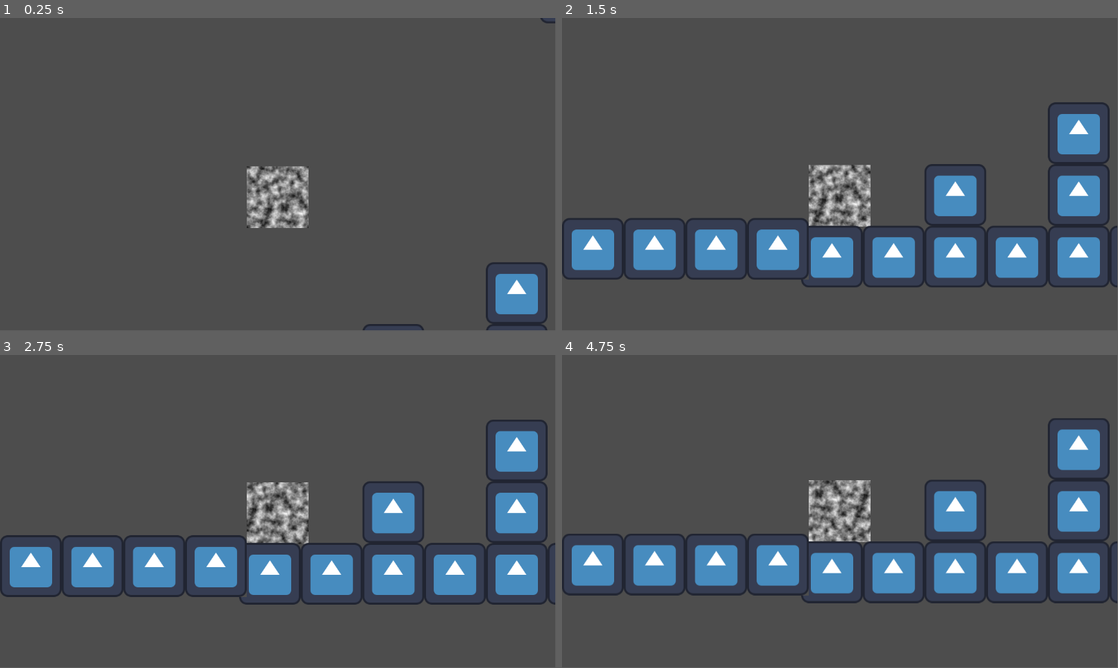
Above: before the commit, frames 1-4 (two rows, left to right).
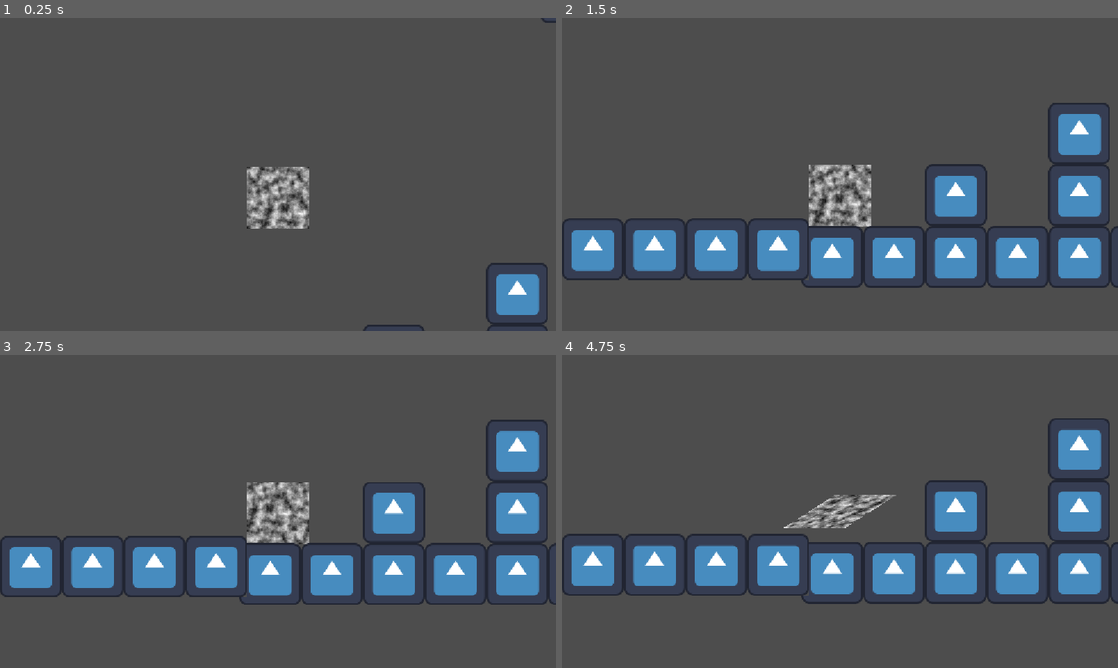
Above: after the commit, the same moments.

Repository: p-rint/Platformer
Game: Godot game, scene res://node_2d.tscn
Same seed, same stepped clock (60 frames per second), same inputs: the game is played once before the commit and once after it. The engine's default icon, where the game draws it, is replaced by a stand-in: a white triangle on a blue panel in a dark square.
Inputs (mouse positions are in pixels of both pictures, inside the frame that each line leads up to):
- Up to frame 1 (0.25 s): no input
- Up to frame 2 (1.5 s): move the mouse to (962, 158) at 0.52 s; click (962, 158) at 0.6 s; tap Shift (Dash) at 0.8, 1.35 s; move the mouse to (728, 190) at 1.27 s
- Up to frame 3 (2.75 s): click (166, 527) at 1.55 s; move the mouse to (333, 442) at 2.02 s; click (333, 442) at 2.1 s; tap Shift (Dash) at 2.3 s
- Up to frame 4 (4.75 s): move the mouse to (812, 574) at 2.77 s; tap Shift (Dash) at 2.85, 3.8, 4.35 s; click (812, 574) at 3.05 s; move the mouse to (1006, 558) at 3.52 s; click (1006, 558) at 3.6 s; move the mouse to (673, 464) at 4.27 s; click (673, 464) at 4.55 s
In our replay, the window is 799x449 before the commit and 800x450 after it. These sizes can differ from the game's own. Grey fills any space a smaller window leaves; there, only what the larger window draws over its background counts as a difference.

The runs differ from the first frame. In frame 1, 0.5% of the frame differs, in the area x 44-100%, y 0-100%; in frame 2, 1.9%; in frame 3, 1.6%; in frame 4, 3.7%, in the area x 0-100%, y 20-80%.

Commit message:
Update 2 :)

Diff:
--- /dev/null
+++ b/box.gd
@@ -0,0 +1,12 @@
+extends Area2D
+
+
+# Called when the node enters the scene tree for the first time.
+func _ready() -> void:
+	pass # Replace with function body.
+
+
+# Called every frame. 'delta' is the elapsed time since the previous frame.
+func _process(delta: float) -> void:
+	#print(get_overlapping_areas())
+	pass
--- a/enemy_body_2d.gd
+++ b/enemy_body_2d.gd
@@ -6,6 +6,8 @@
 const DASH_VELOCITY = 1000
 const DASH_TIME = .3
 
+@export var Health = 100
+@export var Stunned = false
 var lastDirection = 0
 
 func _physics_process(delta: float) -> void:
@@ -13,4 +15,9 @@
 	if not is_on_floor():
 		velocity += get_gravity() * delta
 
+	if $Timers/Stun.time_left > 0:
+		$Sprite2D.skew = .3
+	else:
+		$Sprite2D.skew = 0
+
 	move_and_slide()
--- /dev/null
+++ b/hitbox.gd
@@ -0,0 +1,38 @@
+extends Area2D
+
+var already_hit = []
+
+# Called when the node enters the scene tree for the first time.
+func _ready() -> void:
+	pass
+
+func _handleHit(Enemy) -> void:
+	Enemy.Health -= 10
+	Enemy.Stunned = true
+	Enemy.get_node("Timers/Stun").start(.3)
+	Enemy.move_and_slide()
+	print(Enemy.Health)
+	print("HIT!!")
+
+# Called every frame. 'delta' is the elapsed time since the previous frame.
+func _process(delta: float) -> void:
+	#print(monitorable)
+	if monitoring == true:
+		var overlaps = get_overlapping_areas()
+		for i in overlaps:
+			if not already_hit.has(i): #Not Already hit by hitbox
+				already_hit.append(i)
+
+
+
+				_handleHit(i.get_parent())
+				#i.get_parent().move_and_slide()
+
+	else:
+		already_hit.clear()
+		#print(monitoring)
+
+
+
+func _on_area_entered(area: Area2D) -> void:
+	print("afgtwrqfw")
--- a/node_2d.tscn
+++ b/node_2d.tscn
@@ -1,7 +1,8 @@
-[gd_scene load_steps=12 format=4 uid="uid://ci0xohninaksl"]
+[gd_scene load_steps=14 format=4 uid="uid://ci0xohninaksl"]
 
 [ext_resource type="Shader" uid="uid://174xpet1j2vu" path="res://NewShader.gdshader" id="1_0e48y"]
 [ext_resource type="Texture2D" uid="uid://c3c4pqfuauxvh" path="res://icon.svg" id="1_wtcfe"]
+[ext_resource type="Script" uid="uid://bceylf3ffc6vk" path="res://hitbox.gd" id="2_0hol4"]
 [ext_resource type="Script" uid="uid://djd8cjx6jk1s8" path="res://enemy_body_2d.gd" id="3_epypp"]
 
 [sub_resource type="GDScript" id="GDScript_wtcfe"]
@@ -14,6 +15,7 @@
 const DASH_TIME = .3
 
 var lastDirection = 0
+var attacking = false
 
 func _physics_process(delta: float) -> void:
 	# Add the gravity.
@@ -30,7 +32,7 @@
 	#Jump Cancel
 	if Input.is_action_just_released(\"ui_accept\") and is_on_floor() == false:
 		velocity.y = max(velocity.y, -600)
-		print(\"done\")
+
 
 	#Handle Dash
 	if Input.is_action_just_pressed(\"Dash\"):
@@ -39,7 +41,13 @@
 		velocity.y = 0
 		$Timers/Dash.start(DASH_TIME)
 
-
+	if Input.is_action_just_released(\"Dash\"):
+
+		$Timers/Dash.stop()
+
+	if Input.is_action_just_pressed(\"Attack\"):
+		attacking = true
+		$Timers/Attack.start(.5)
 
 
 	# Get the input direction and handle the movement/deceleration.
@@ -53,9 +61,20 @@
 		velocity.x = DASH_VELOCITY * lastDirection
 		velocity.y = 0
 
-
-	$Hitbox.position.x = direction * 130
-	$Hitbox.position.y = ydirection * 130
+	if attacking == true:
+		$Hitbox.monitoring = true
+
+		$Sprite2D.skew = 1
+	else:
+
+		$Hitbox.monitoring = false
+		$Sprite2D.skew = 0
+	if $Timers/Attack.time_left > 0:
+		attacking = true
+	else:
+		attacking = false
+
+
 
 	move_and_slide()
 	$\"../Camera2D\".position.x = lerp($\"../Camera2D\".position.x, position.x , delta * 5)
@@ -212,71 +231,77 @@
 physics_layer_0/collision_layer = 1
 sources/0 = SubResource("TileSetAtlasSource_wtcfe")
 
-[node name="Node" type="Node"]
-
-[node name="Node2D" type="Node2D" parent="."]
-
-[node name="CharacterBody2D" type="CharacterBody2D" parent="Node2D"]
+[sub_resource type="RectangleShape2D" id="RectangleShape2D_0hol4"]
+
+[node name="Node2D" type="Node2D"]
+
+[node name="CharacterBody2D" type="CharacterBody2D" parent="."]
 script = SubResource("GDScript_wtcfe")
 
-[node name="Sprite2D" type="Sprite2D" parent="Node2D/CharacterBody2D"]
+[node name="Sprite2D" type="Sprite2D" parent="CharacterBody2D"]
 texture_repeat = 2
 material = SubResource("ShaderMaterial_epypp")
 scale = Vector2(0.25, 0.25)
 texture = SubResource("NoiseTexture2D_epypp")
 
-[node name="CollisionShape2D" type="CollisionShape2D" parent="Node2D/CharacterBody2D"]
+[node name="CollisionShape2D" type="CollisionShape2D" parent="CharacterBody2D"]
 scale = Vector2(6.5, 6.5)
 shape = SubResource("RectangleShape2D_0e48y")
 
-[node name="Timers" type="Node" parent="Node2D/CharacterBody2D"]
-
-[node name="Dash" type="Timer" parent="Node2D/CharacterBody2D/Timers"]
+[node name="Timers" type="Node" parent="CharacterBody2D"]
+
+[node name="Dash" type="Timer" parent="CharacterBody2D/Timers"]
 wait_time = 0.5
 one_shot = true
 
-[node name="DashCooldown" type="Timer" parent="Node2D/CharacterBody2D/Timers"]
-
-[node name="Hitbox" type="Area2D" parent="Node2D/CharacterBody2D"]
-
-[node name="CollisionShape2D" type="CollisionShape2D" parent="Node2D/CharacterBody2D/Hitbox"]
-scale = Vector2(6.5, 6.5)
+[node name="Attack" type="Timer" parent="CharacterBody2D/Timers"]
+wait_time = 0.5
+one_shot = true
+
+[node name="DashCooldown" type="Timer" parent="CharacterBody2D/Timers"]
+
+[node name="Hitbox" type="Area2D" parent="CharacterBody2D"]
+script = ExtResource("2_0hol4")
+
+[node name="CollisionShape2D" type="CollisionShape2D" parent="CharacterBody2D/Hitbox"]
+scale = Vector2(10, 10)
 shape = SubResource("RectangleShape2D_epypp")
 
-[node name="Node" type="Node" parent="Node2D"]
-
-[node name="TileMapLayer" type="TileMapLayer" parent="Node2D/Node"]
+[node name="Node" type="Node" parent="."]
+
+[node name="TileMapLayer" type="TileMapLayer" parent="Node"]
 tile_map_data = PackedByteArray("AAD7/xwAAAAHAAEAAAD7/x0AAAAHAAIAAAD7/x4AAAAHAAMAAAD7/x8AAAAHAAQAAAD7/yAAAAAHAAUAAAD7/y …(90704 unchanged characters)…
 tile_set = SubResource("TileSet_0e48y")
 
-[node name="Camera2D" type="Camera2D" parent="Node2D"]
-
-[node name="Enemies" type="Node2D" parent="Node2D"]
-
-[node name="EnemyBody2D" type="CharacterBody2D" parent="Node2D/Enemies"]
-position = Vector2(2131, -362)
+[node name="Camera2D" type="Camera2D" parent="."]
+
+[node name="Enemies" type="Node2D" parent="."]
+
+[node name="EnemyBody2D" type="CharacterBody2D" parent="Enemies"]
+position = Vector2(2000, -358)
 script = ExtResource("3_epypp")
 
-[node name="Sprite2D" type="Sprite2D" parent="Node2D/Enemies/EnemyBody2D"]
+[node name="Sprite2D" type="Sprite2D" parent="Enemies/EnemyBody2D"]
 texture_repeat = 2
 material = SubResource("ShaderMaterial_epypp")
 scale = Vector2(0.25, 0.25)
 texture = SubResource("NoiseTexture2D_epypp")
 
-[node name="CollisionShape2D" type="CollisionShape2D" parent="Node2D/Enemies/EnemyBody2D"]
+[node name="CollisionShape2D" type="CollisionShape2D" parent="Enemies/EnemyBody2D"]
 scale = Vector2(6.5, 6.5)
 shape = SubResource("RectangleShape2D_0e48y")
 
-[node name="Timers" type="Node" parent="Node2D/Enemies/EnemyBody2D"]
-
-[node name="Dash" type="Timer" parent="Node2D/Enemies/EnemyBody2D/Timers"]
-wait_time = 0.5
+[node name="Area2D" type="Area2D" parent="Enemies/EnemyBody2D"]
+
+[node name="CollisionShape2D" type="CollisionShape2D" parent="Enemies/EnemyBody2D/Area2D"]
+scale = Vector2(7, 7)
+shape = SubResource("RectangleShape2D_0hol4")
+
+[node name="Timers" type="Node" parent="Enemies/EnemyBody2D"]
+
+[node name="Stun" type="Timer" parent="Enemies/EnemyBody2D/Timers"]
 one_shot = true
 
-[node name="DashCooldown" type="Timer" parent="Node2D/Enemies/EnemyBody2D/Timers"]
-
-[node name="Hitbox" type="Area2D" parent="Node2D/Enemies/EnemyBody2D"]
-
-[node name="CollisionShape2D" type="CollisionShape2D" parent="Node2D/Enemies/EnemyBody2D/Hitbox"]
-scale = Vector2(6.5, 6.5)
-shape = SubResource("RectangleShape2D_epypp")
+[node name="Node2" type="Node" parent="."]
+
+[connection signal="area_entered" from="CharacterBody2D/Hitbox" to="CharacterBody2D/Hitbox" method="_on_area_entered"]
--- a/project.godot
+++ b/project.godot
@@ -14,6 +14,10 @@
 run/main_scene="res://node_2d.tscn"
 config/features=PackedStringArray("4.5", "Forward Plus")
 config/icon="res://icon.svg"
+
+[display]
+
+window/stretch/mode="canvas_items"
 
 [editor_plugins]
 
@@ -51,6 +55,12 @@
 "events": [Object(InputEventMouseButton,"resource_local_to_scene":false,"resource_name":"","device":-1,"window_id":0,"a …(259 unchanged characters)…
 ]
 }
+Jump={
+"deadzone": 0.2,
+"events": [Object(InputEventKey,"resource_local_to_scene":false,"resource_name":"","device":-1,"window_id":0,"alt_pressed":false,"shift_pressed":false,"ctrl_pressed":false,"meta_pressed":false,"pressed":false,"keycode":0,"physical_keycode":87,"key_label":0,"unicode":119,"location":0,"echo":false,"script":null)
+, Object(InputEventKey,"resource_local_to_scene":false,"resource_name":"","device":-1,"window_id":0,"alt_pressed":false,"shift_pressed":false,"ctrl_pressed":false,"meta_pressed":false,"pressed":false,"keycode":0,"physical_keycode":32,"key_label":0,"unicode":32,"location":0,"echo":false,"script":null)
+]
+}
 
 [physics]
 
Not shown, added: box.gd.uid
Not shown, added: hitbox.gd.uid
